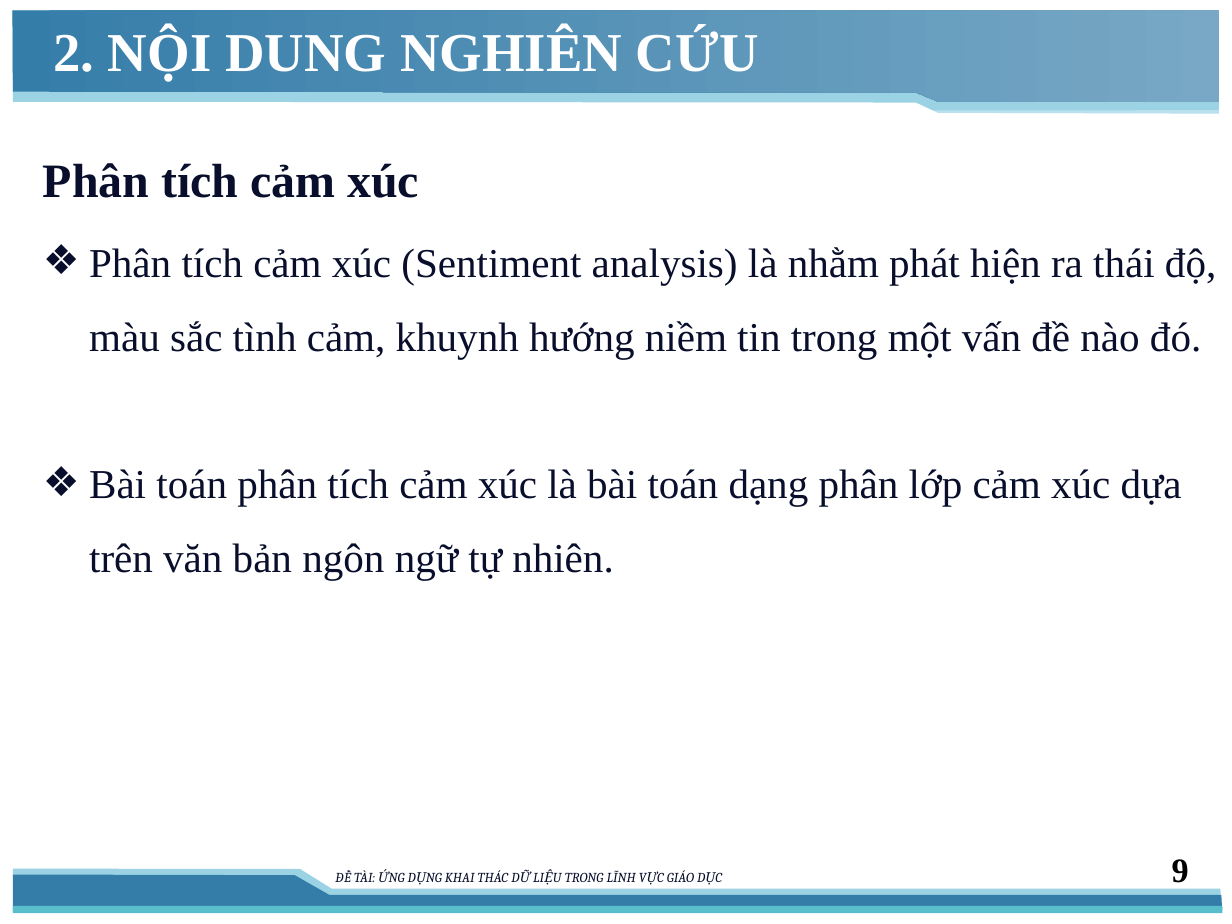
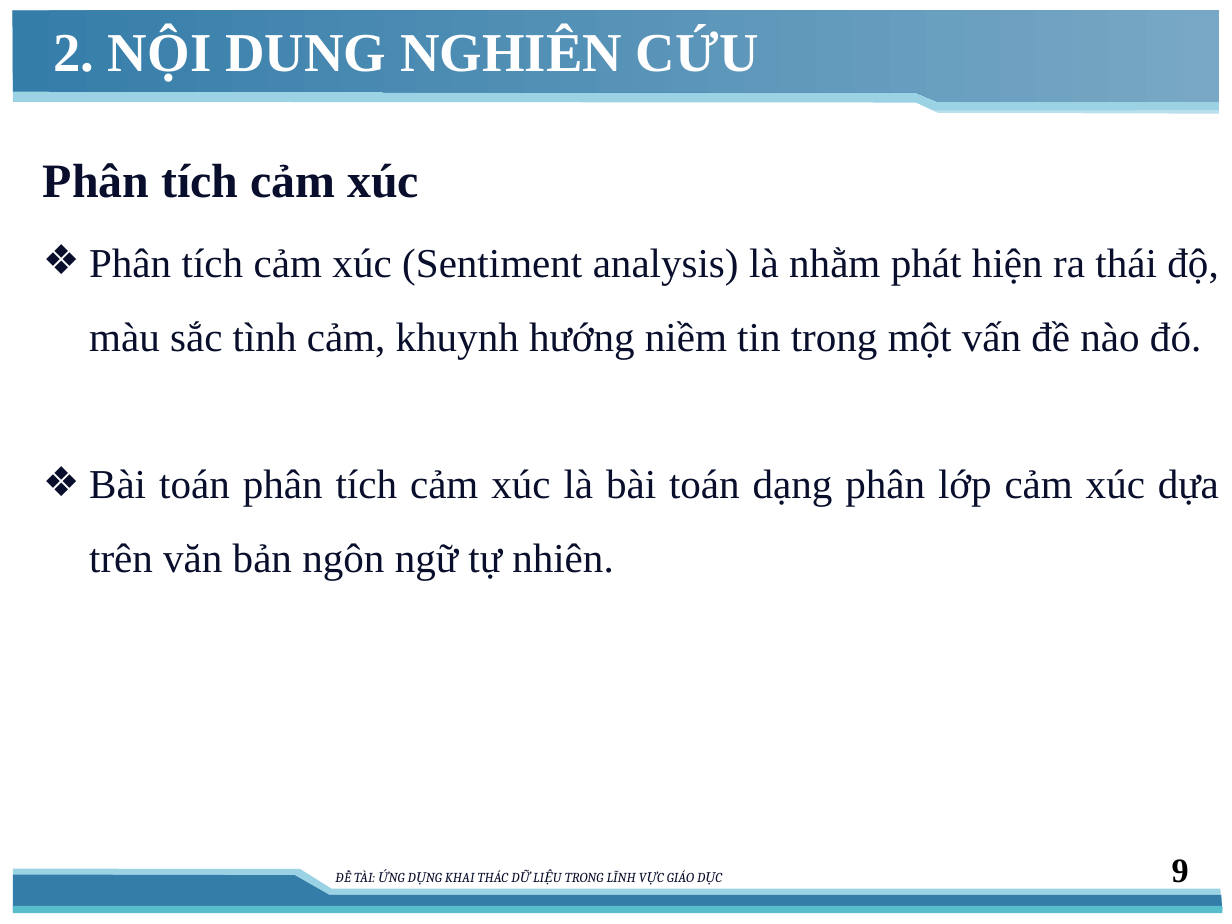
Before and after one commit to vominhquan1995/NLP, a slide deck: slide 9 of Document/16_01/ThuyetTrinh.pptx. Drawn at 1232x924 pixels with LibreOffice and Linux fonts; fonts in the diff are those of the drawing. Boxes give left, top, right and bottom in pixels: in the first picture for what was removed or moved away, otherwise in the second. Text is boxed around its words. In the diff, an @@ line names an element or a change of style, - is before the commit and + after.

```diff
--- a/Document/16_01/ThuyetTrinh.pptx
+++ b/Document/16_01/ThuyetTrinh.pptx
@@ text "Phân tích cảm xúc (Sentiment ..." at [89, 247, 1219, 580]: alignment left to justified @@
```
Also in this commit, not shown: 13 other slides changed, 2 slides removed.
